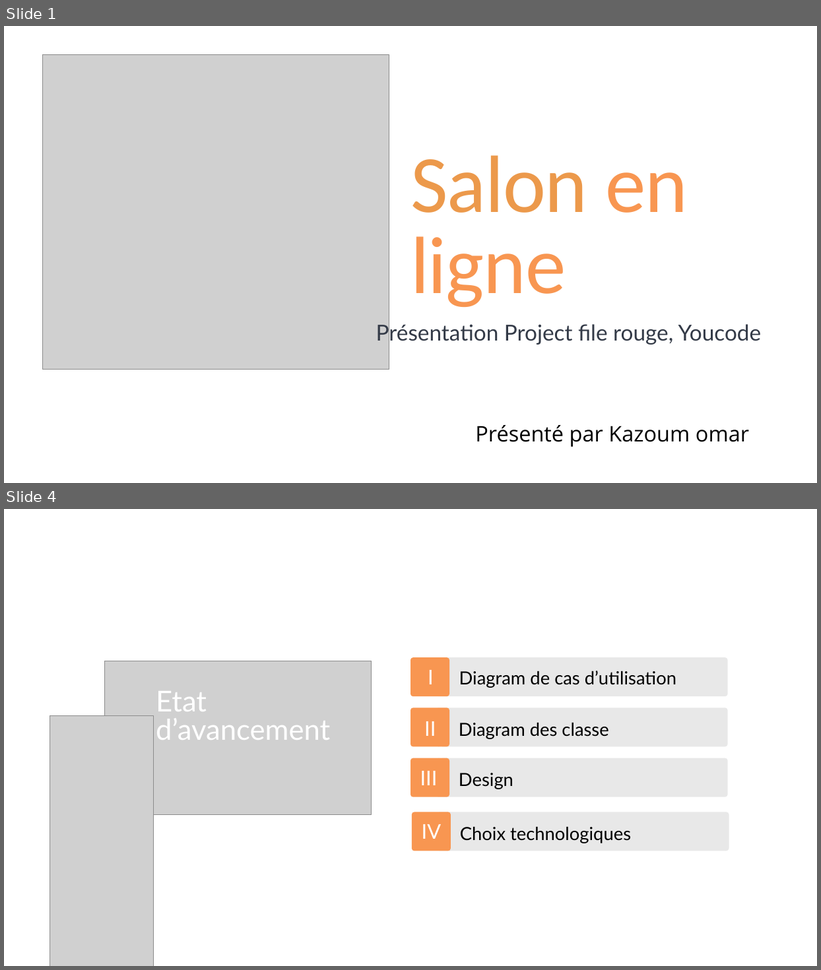
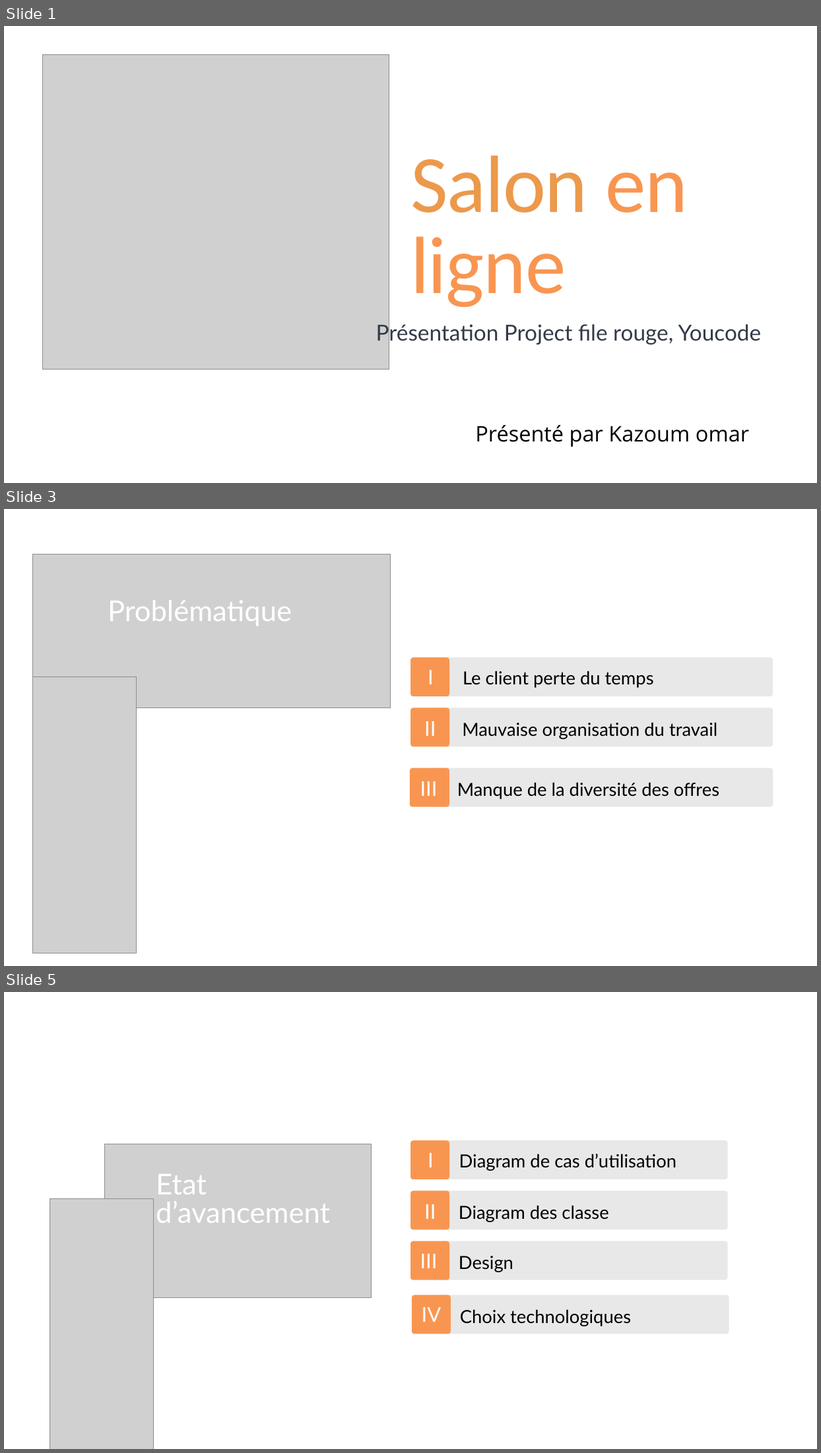
Before and after one commit to omarKazoum/projet-fil-rouge, a slide deck: conception/Présentation .pptx. Shown one above the other, each under a label of ours: slides 1 and 4 before the commit, slides 1, 3 and 5 after it; the slides between them are not shown. The pictures are 821x970 and 821x1453 pixels, drawn with LibreOffice and Linux fonts; fonts in the diff are those of the drawing; grey boxes stand for pictures. Boxes give left, top, right and bottom in pixels: in the first picture for what was removed or moved away, otherwise in the second. Text is boxed around its words. In the diff, an @@ line names an element or a change of style, - is before the commit and + after.

Commit message:
now client and admin parts are fully functional

```diff
--- a/conception/Présentation .pptx
+++ b/conception/Présentation .pptx
@@ slide 3 added at <box>4,509,817,966</box>, background #FFFFFF @@
@@ picture added at <box>32,555,390,708</box> @@
@@ text added at <box>108,600,292,626</box>, 51 pt, text #FFFFFF @@
+Problématique
@@ freeform shape added at <box>411,657,450,697</box>, fill #F89651 @@
@@ freeform shape added at <box>436,657,773,697</box>, fill #E8E8E8 @@
@@ picture added at <box>32,677,136,953</box> @@
@@ text added at <box>428,670,434,685</box>, 36 pt, text #FFFFFF @@
+I
@@ text added at <box>463,671,654,688</box>, 32 pt, text #000000 @@
+Le client perte du temps
@@ freeform shape added at <box>411,708,450,747</box>, fill #F89651 @@
@@ text added at <box>424,722,436,736</box>, 36 pt, text #FFFFFF @@
+II
@@ freeform shape added at <box>436,708,773,747</box>, fill #E8E8E8 @@
@@ text added at <box>462,722,717,739</box>, 32 pt, text #000000 @@
+Mauvaise organisation du travail
@@ text added at <box>432,742,444,747</box>, 36 pt, text #FFFFFF @@
+3
@@ group added at <box>410,768,773,807</box>: 2 freeform shapes, 2 texts @@
+Manque de la diversité des offres
+III
@@ what was slide 4 is now slide 5 @@
```
Also in this commit, not shown: 2 slides changed, 24 other files.
